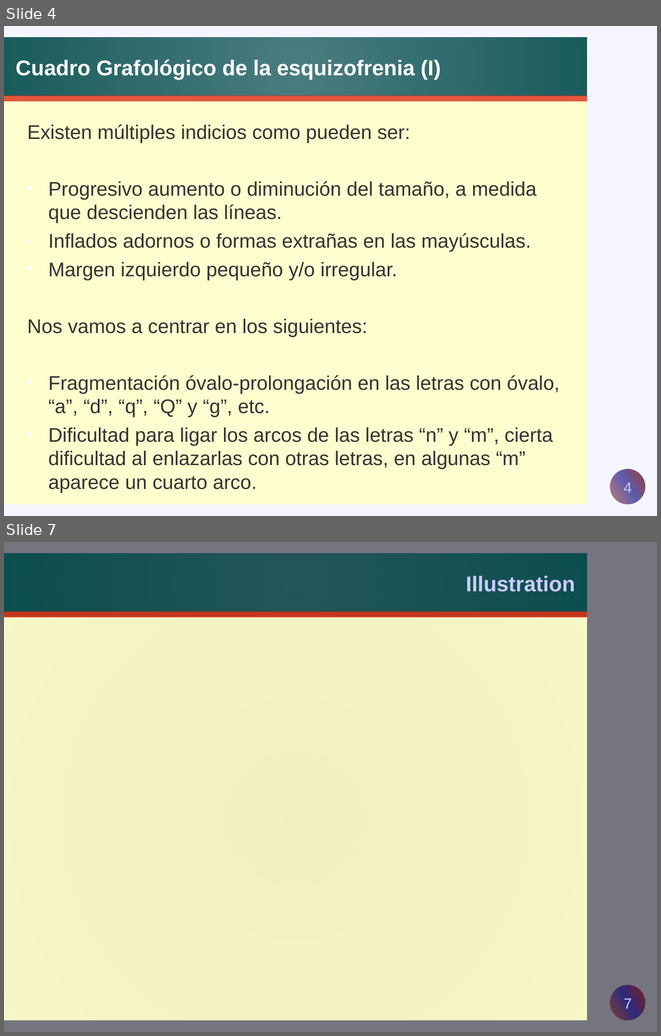
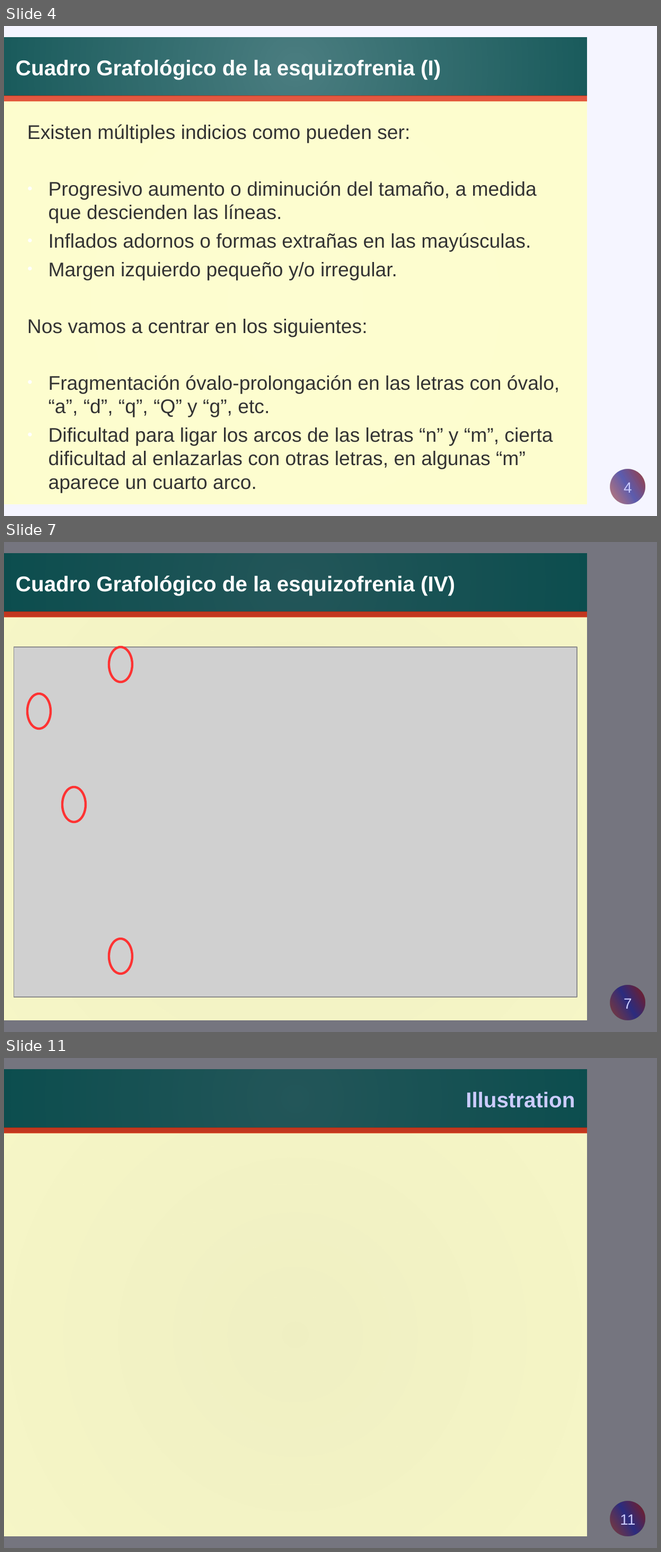
Before and after one commit to wuolayuju/neuro, a slide deck: Presentacion/presentacion.odp. Shown one above the other, each under a label of ours: slides 4 and 7 before the commit, slides 4, 7 and 11 after it; the slides between them are not shown. The pictures are 661x1036 and 661x1552 pixels, drawn with LibreOffice and Linux fonts; fonts in the diff are those of the drawing; grey boxes stand for pictures; background and template pictures are left out; a plain dark background stands for a picture behind light text. Boxes give left, top, right and bottom in pixels: in the first picture for what was removed or moved away, otherwise in the second. Text is boxed around its words. In the diff, an @@ line names an element or a change of style, - is before the commit and + after.

```diff
--- a/Presentacion/presentacion.odp
+++ b/Presentacion/presentacion.odp
@@ slide 7 added at [4,542,657,1032], background picture (left out); not listed: 5 template elements that a slide beside it also shows @@
@@ title added at [16,575,455,596], 26 pt, text #FFFFFF, bold @@
+Cuadro Grafológico de la esquizofrenia (IV)
@@ picture added at [14,647,577,997] @@
@@ ellipse added at [109,647,132,682], outline #FF3333 2.83 pt @@
@@ ellipse added at [27,694,50,729], outline #FF3333 2.83 pt @@
@@ ellipse added at [62,787,85,822], outline #FF3333 2.83 pt @@
@@ ellipse added at [109,938,132,973], outline #FF3333 2.83 pt @@
@@ what was slide 7 is now slide 11 @@
@@ page number at [620,1514,635,1524]: text changed @@
-7
+11
```
Also in this commit, not shown: 2 slides changed, 3 other slides added.
